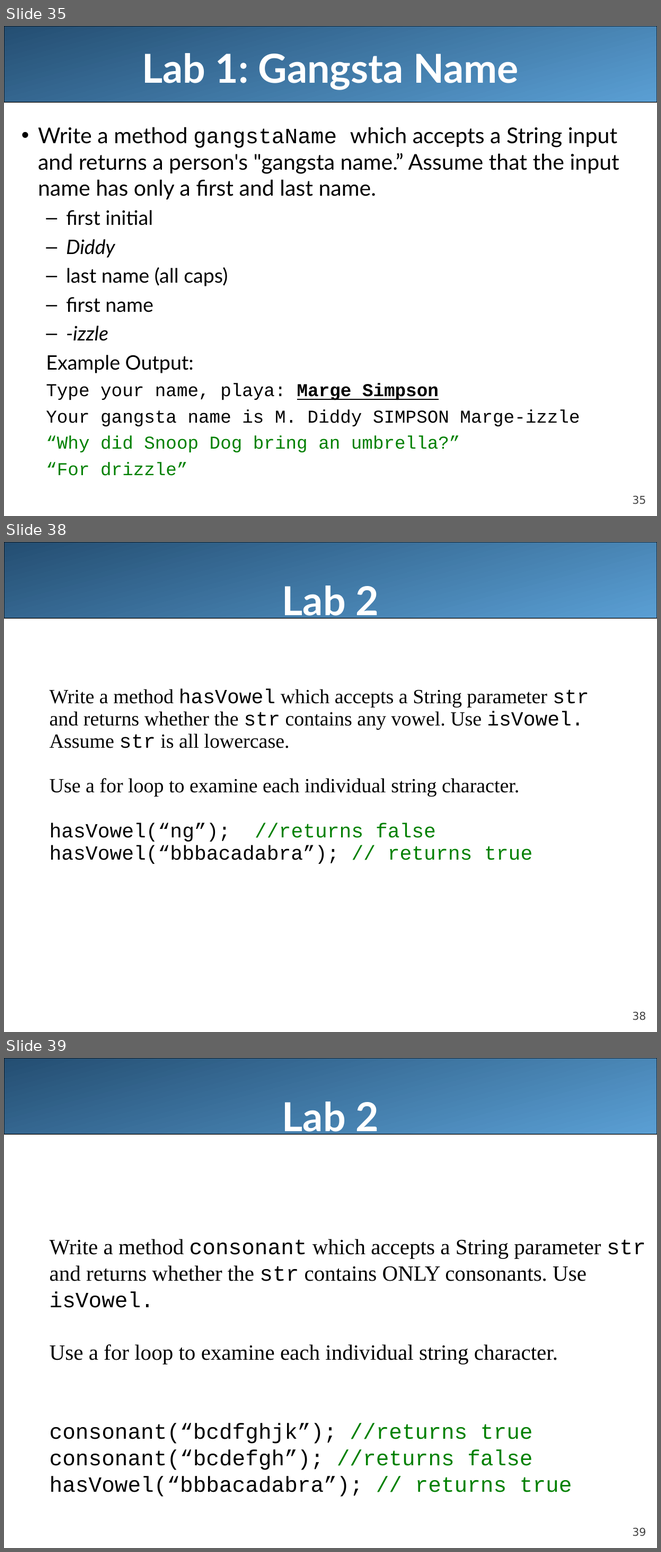
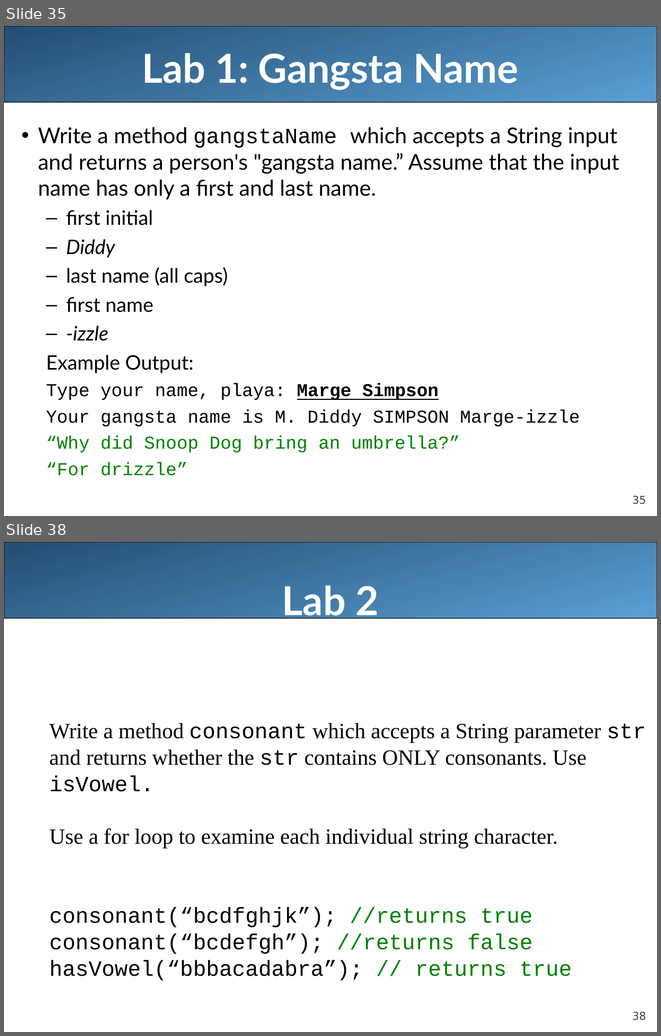
Before and after one commit to LongBaoNguyen/longbaonguyen.github.io, a slide deck: courses/apcsa/lecture8.ppt. Shown one above the other, each under a label of ours: slides 35, 38 and 39 before the commit, slides 35 and 38 after it; the slides between them are not shown. The pictures are 661x1552 and 661x1036 pixels, drawn with LibreOffice and Linux fonts; fonts in the diff are those of the drawing. Boxes give left, top, right and bottom in pixels: in the first picture for what was removed or moved away, otherwise in the second. Text is boxed around its words. In the diff, an @@ line names an element or a change of style, - is before the commit and + after.

```diff
--- a/courses/apcsa/lecture8.ppt
+++ b/courses/apcsa/lecture8.ppt
@@ slide 38 removed at box(4, 542, 657, 1032), background #FFFFFF; not listed: 2 template elements that a slide beside it also shows @@
@@ title removed at box(282, 585, 379, 623) @@
-Lab 2
@@ text removed at box(50, 689, 589, 864) @@
-  Write a method hasVowel which accepts a String parameter str
-  and returns whether the str contains any vowel. Use isVowel.
-  Assume str is all lowercase.
-  Use a for loop to examine each individual string character.
-  hasVowel(“ng”); //returns false
-  hasVowel(“bbbacadabra”); // returns true
@@ what was slide 39 is now slide 38 @@
@@ page number at box(632, 1011, 646, 1020): text changed @@
-39
+38
```
Also in this commit, not shown: 2 slides changed, 3 other files.
